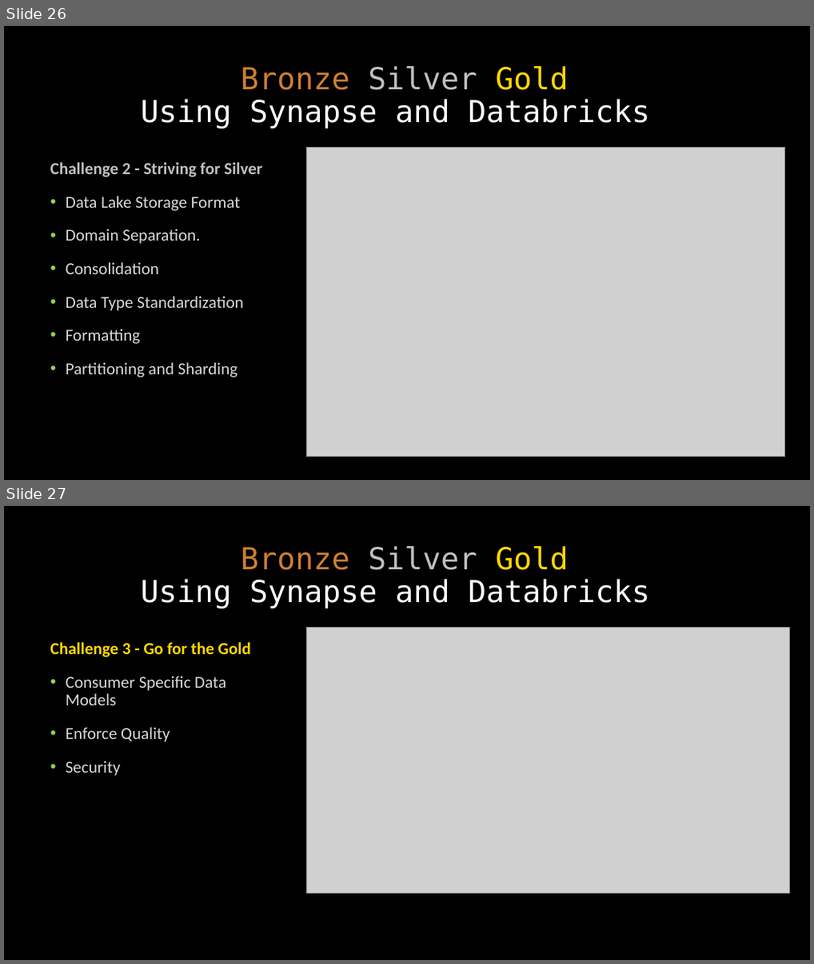
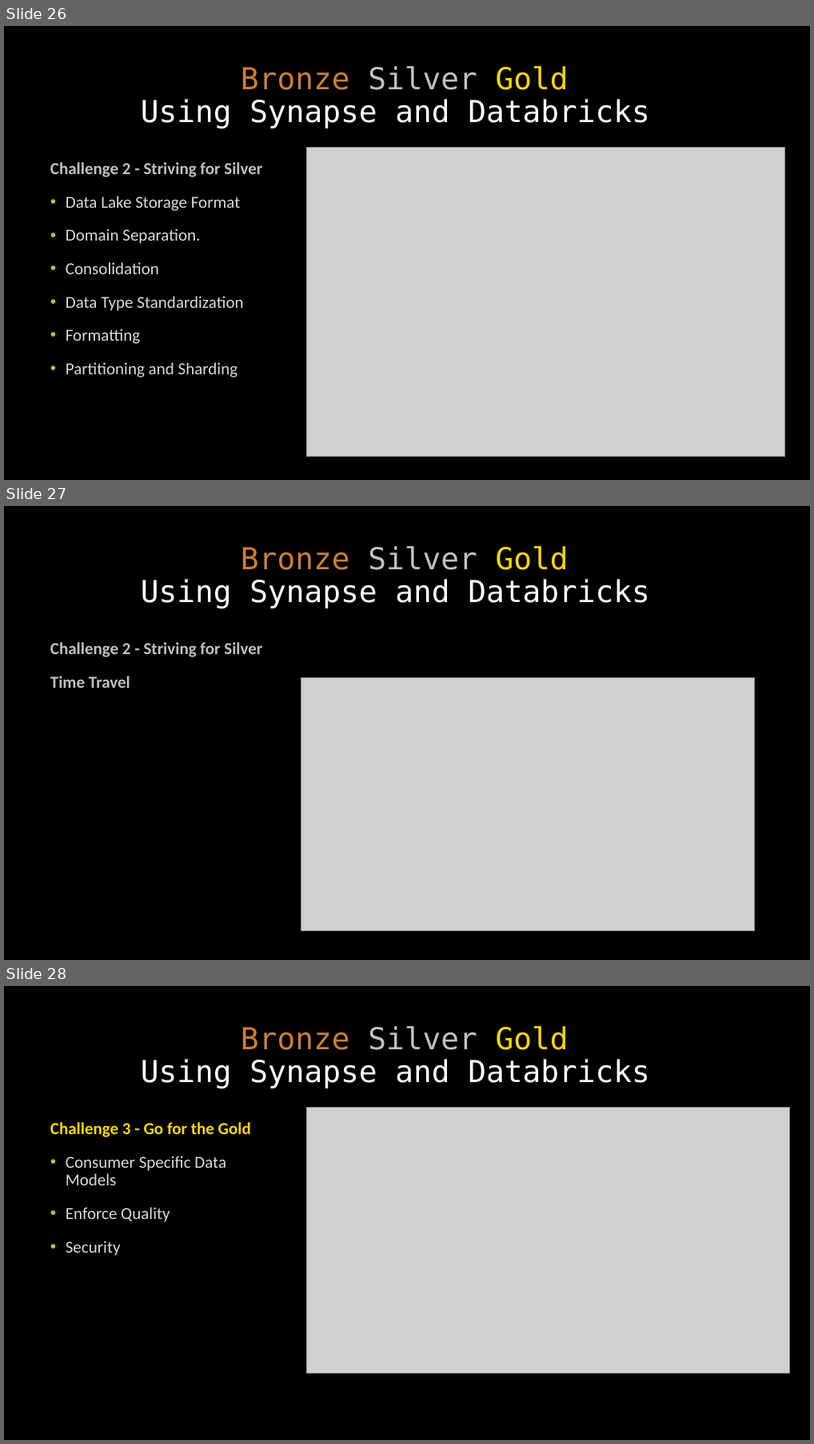
Before and after one commit to microsoft/WhatTheHack, a slide deck: xxx-SynapseAndDatabricks/Coach/Bronze-Silver-Gold.pptx. Shown one above the other, each under a label of ours: slides 26 and 27 before the commit, slides 26, 27 and 28 after it. The pictures are 814x964 and 814x1444 pixels, drawn with LibreOffice and Linux fonts; fonts in the diff are those of the drawing; grey boxes stand for pictures. Boxes give left, top, right and bottom in pixels: in the first picture for what was removed or moved away, otherwise in the second. Text is boxed around its words. In the diff, an @@ line names an element or a change of style, - is before the commit and + after.

Commit message:
Updated PowerPoint

```diff
--- a/xxx-SynapseAndDatabricks/Coach/Bronze-Silver-Gold.pptx
+++ b/xxx-SynapseAndDatabricks/Coach/Bronze-Silver-Gold.pptx
@@ slide 27 added at [4, 506, 810, 960], background #000000 @@
@@ title added at [141, 546, 650, 608], 36 pt, text #FFFFFF @@
+Bronze Silver Gold
+Using Synapse and Databricks
@@ text added at [50, 642, 262, 688], 20 pt, text #C0C0C0, bold @@
+Challenge 2 - Striving for Silver
+Time Travel
@@ picture added at [302, 678, 755, 930] @@
@@ what was slide 27 is now slide 28 @@
```
